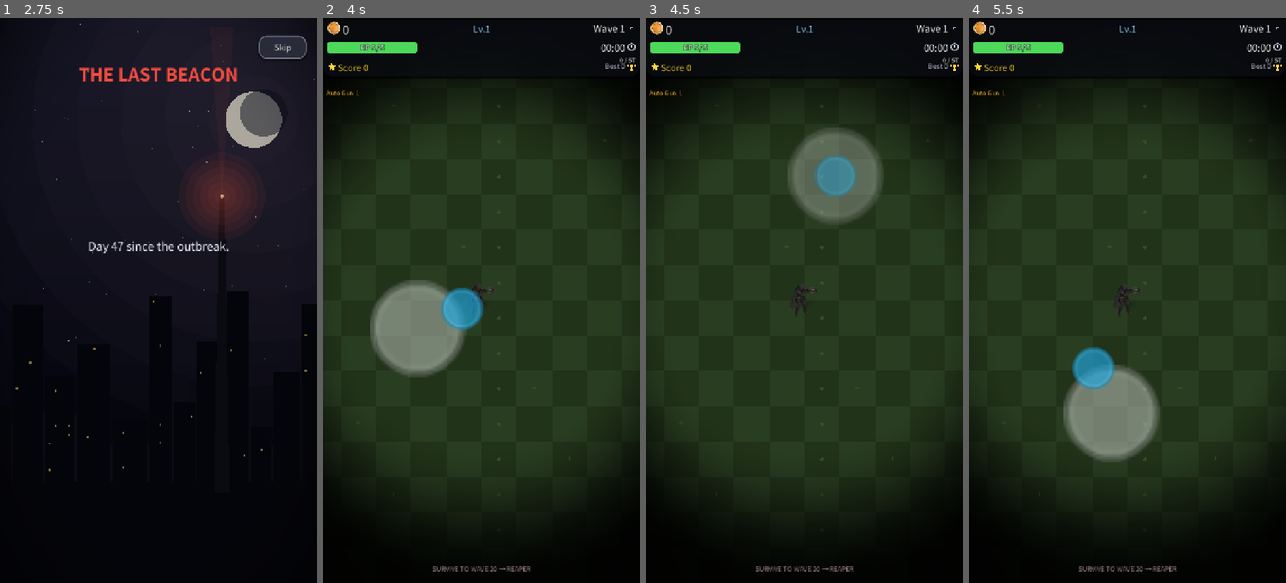
Above: before the commit, frames 1-4 (left to right).
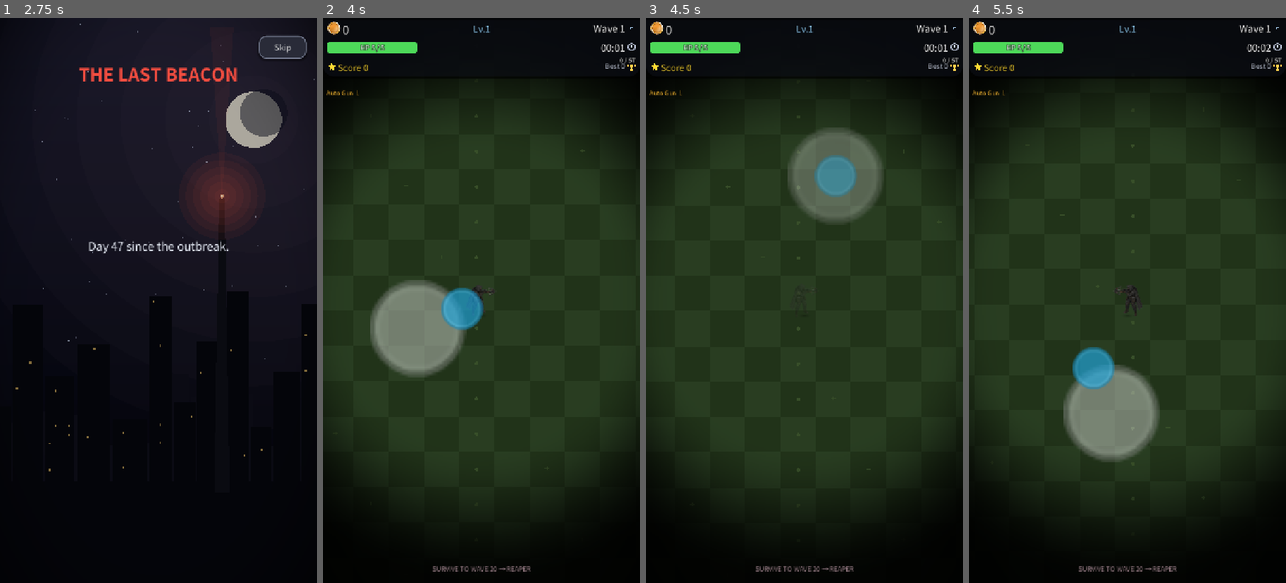
Above: after the commit, the same moments.

Repository: kosj/game_action_defence
Game: Godot game, scene res://scenes/TitleScreen.tscn
The game is run twice, just before and just after one commit, with the same random seed, the same clock (stepped at 60 frames per second) and the same inputs. Sound files missing from this copy of the repository are replaced by a short silence.
Inputs (mouse positions are in pixels of both pictures, inside the frame that each line leads up to):
- Up to frame 1 (2.75 s): tap Enter at 0.5 s; move the mouse to (228, 272) at 0.52 s; click (228, 272) at 0.67 s; click "New Game" at 1.25 s; click "New Game" at 2 s
- Up to frame 2 (4 s): click "Skip" at 2.75 s; tap Space at 3.5 s; drag from (418, 328) to (481, 300) at 3.52 s
- Up to frame 3 (4.5 s): move the mouse to (836, 176) at 4.27 s; click (836, 176) at 4.42 s
- Up to frame 4 (5.5 s): tap Enter at 5 s; drag from (1111, 413) to (1032, 215) at 5.02 s

Frame 1 is identical in both runs. In frame 2, 0.1% of the frame differs, in the area x 10-96%, y 4-74%; in frame 3, 0.1%; in frame 4, 0.2%, in the area x 10-96%, y 4-80%.
Error before the commit: Parse Error: Cannot infer the type of "tex" variable because the value doesn't have a set type. (res://scripts/Zombie.gd:166)

Commit message:
Fix game-freezing parse error in _fit_shadow (untyped := inference)
body is typed Node2D, so body.texture is an untyped (Variant) access; using
':=' on body.texture.get_size() failed to parse ('Cannot infer the type of
tex'), which made Player.gd, Zombie.gd and Boss.gd fail to load entirely -
so the player had no script (couldn't move) and zombies/boss couldn't spawn.

Use explicit types (var tex: Vector2 = ..., var sx: float = ...). Validated
with a headless Godot 4.3 import: no more parse errors.

Diff:
--- a/scripts/Boss.gd
+++ b/scripts/Boss.gd
@@ -157,8 +157,8 @@
 func _fit_shadow() -> void:
 	if body == null or body.texture == null:
 		return
-	var tex := body.texture.get_size()
-	var sx := (tex.x * body.scale.x * 0.6) / 128.0
+	var tex: Vector2 = body.texture.get_size()
+	var sx: float = (tex.x * body.scale.x * 0.6) / 128.0
 	shadow.scale = Vector2(sx, sx * 0.5)
 	shadow.position = Vector2(0.0, tex.y * body.scale.y * 0.46)
 
--- a/scripts/Player.gd
+++ b/scripts/Player.gd
@@ -203,8 +203,8 @@
 func _fit_shadow() -> void:
 	if body.texture == null:
 		return
-	var tex := body.texture.get_size()
-	var sx := (tex.x * _body_base_scale.x * 0.55) / 128.0
+	var tex: Vector2 = body.texture.get_size()
+	var sx: float = (tex.x * _body_base_scale.x * 0.55) / 128.0
 	shadow.scale = Vector2(sx, sx * 0.5)
 	shadow.position = Vector2(0.0, tex.y * _body_base_scale.y * 0.46)
 
--- a/scripts/Zombie.gd
+++ b/scripts/Zombie.gd
@@ -163,8 +163,8 @@
 func _fit_shadow() -> void:
 	if body.texture == null:
 		return
-	var tex := body.texture.get_size()
-	var sx := (tex.x * _body_base_scale * 0.6) / 128.0
+	var tex: Vector2 = body.texture.get_size()
+	var sx: float = (tex.x * _body_base_scale * 0.6) / 128.0
 	shadow.scale = Vector2(sx, sx * 0.5)
 	shadow.position = Vector2(0.0, tex.y * _body_base_scale * 0.46)
 
